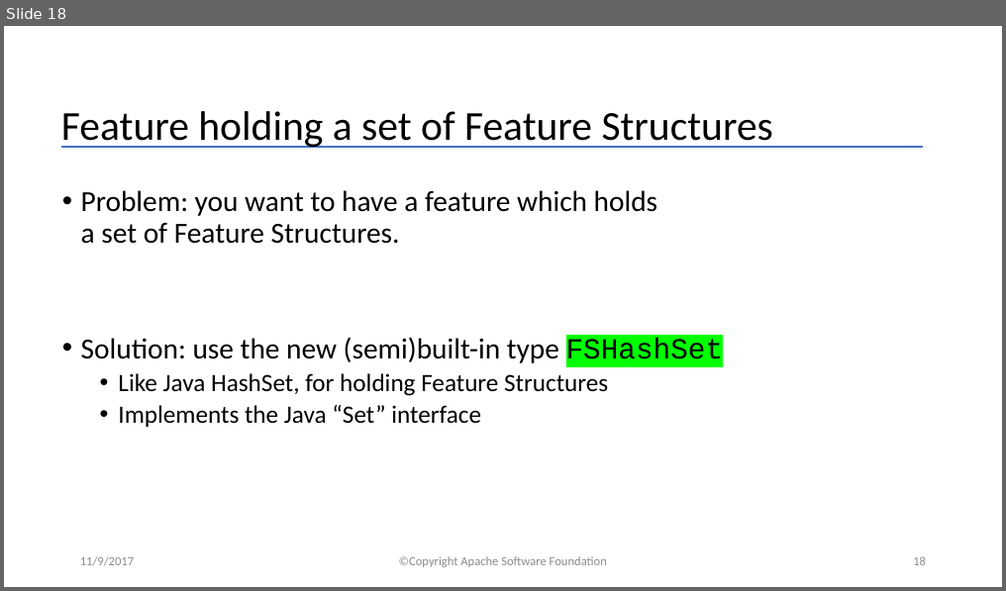
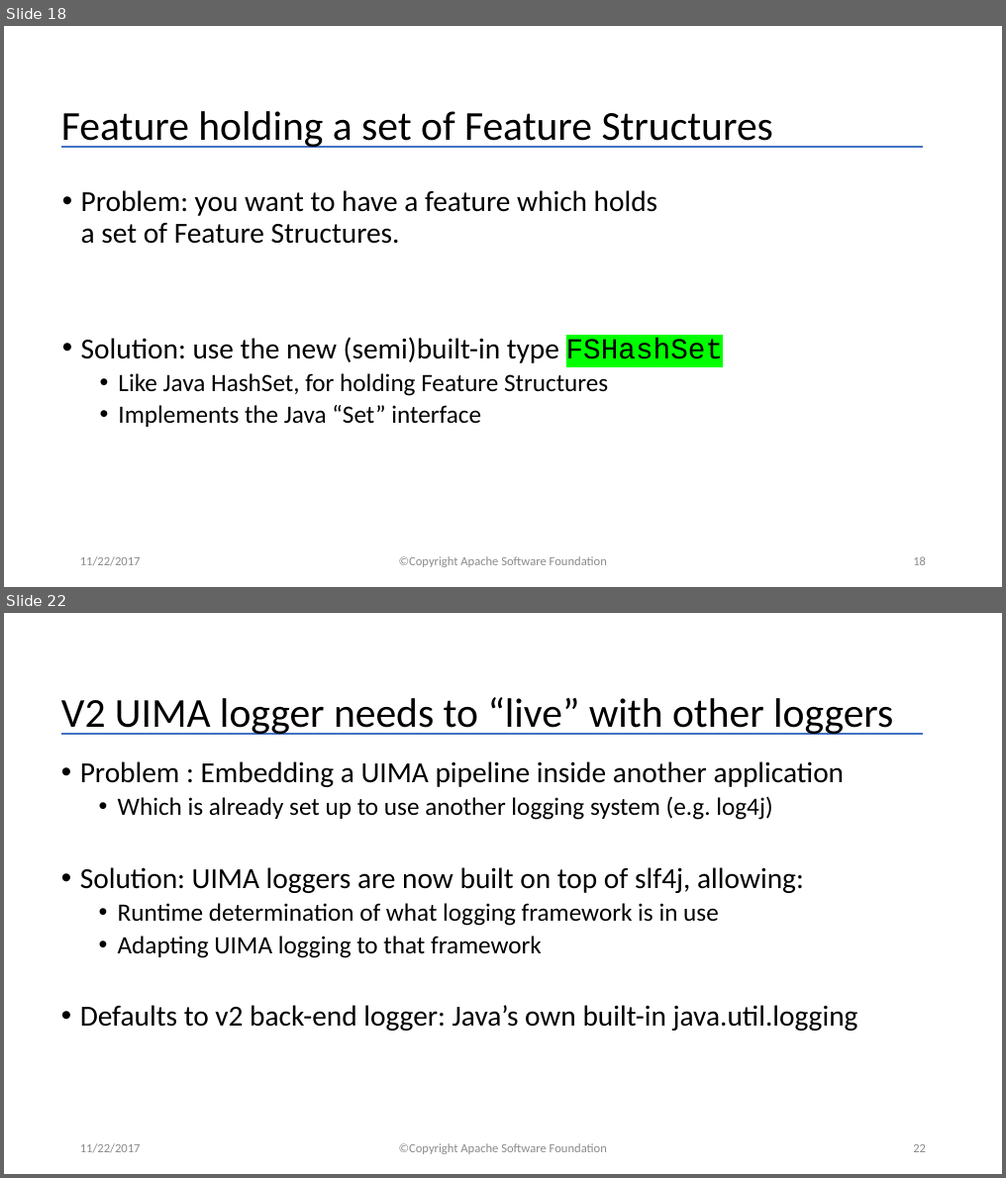
Before and after one commit to apache/uima-site, a slide deck: docs/downloads/uv3/UIMA_V3_Programmers_Solutions.pptx. Shown one above the other, each under a label of ours: slide 18 before the commit, slides 18 and 22 after it; the slides between them are not shown. The pictures are 1006x591 and 1006x1178 pixels, drawn with LibreOffice and Linux fonts; fonts in the diff are those of the drawing. Boxes give left, top, right and bottom in pixels: in the first picture for what was removed or moved away, otherwise in the second. Text is boxed around its words. In the diff, an @@ line names an element or a change of style, - is before the commit and + after.

Commit message:
update with info on new facility for signature checking.  also update uv3 programmers solutions powerpoint

```diff
--- a/docs/downloads/uv3/UIMA_V3_Programmers_Solutions.pptx
+++ b/docs/downloads/uv3/UIMA_V3_Programmers_Solutions.pptx
@@ slide 22 added at box(4, 613, 1002, 1174), background #FFFFFF; not listed: 1 template element that a slide beside it also shows @@
@@ title added at box(61, 697, 893, 735), 39.6 pt, text #000000 @@
+V2 UIMA logger needs to “live” with other loggers
@@ text added at box(80, 761, 858, 1031), 28 pt, text #000000 @@
+• Problem : Embedding a UIMA pipeline inside another application
+  • Which is already set up to use another logging system (e.g. log4j)
+• Solution: UIMA loggers are now built on top of slf4j, allowing:
+  • Runtime determination of what logging framework is in use
+  • Adapting UIMA logging to that framework
+• Defaults to v2 back-end logger: Java’s own built-in java.util.logging
@@ text added at box(80, 1144, 141, 1154), 12 pt, text #8C8C8C @@
+11/22/2017
@@ text added at box(399, 1144, 607, 1155), 12 pt, text #8C8C8C @@
+©Copyright Apache Software Foundation
@@ page number added at box(913, 1145, 926, 1153), 12 pt, text #8C8C8C @@
+22
@@ slide 18 changed as well @@
@@ text at box(80, 557, 141, 567): text changed @@
-11/9/2017
+11/22/2017
```
Also in this commit, not shown: 24 other slides changed, 4 other slides added, 3 other files.
